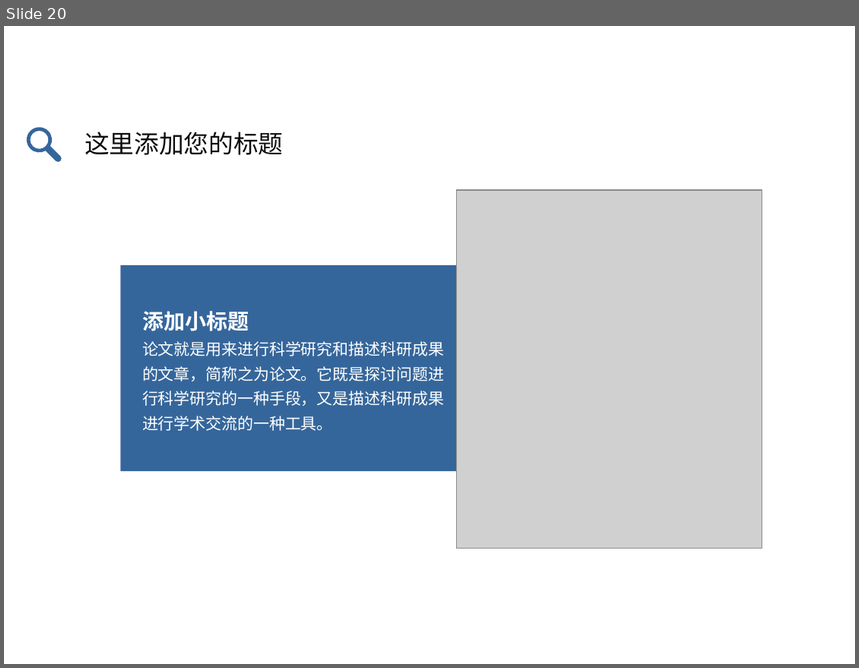
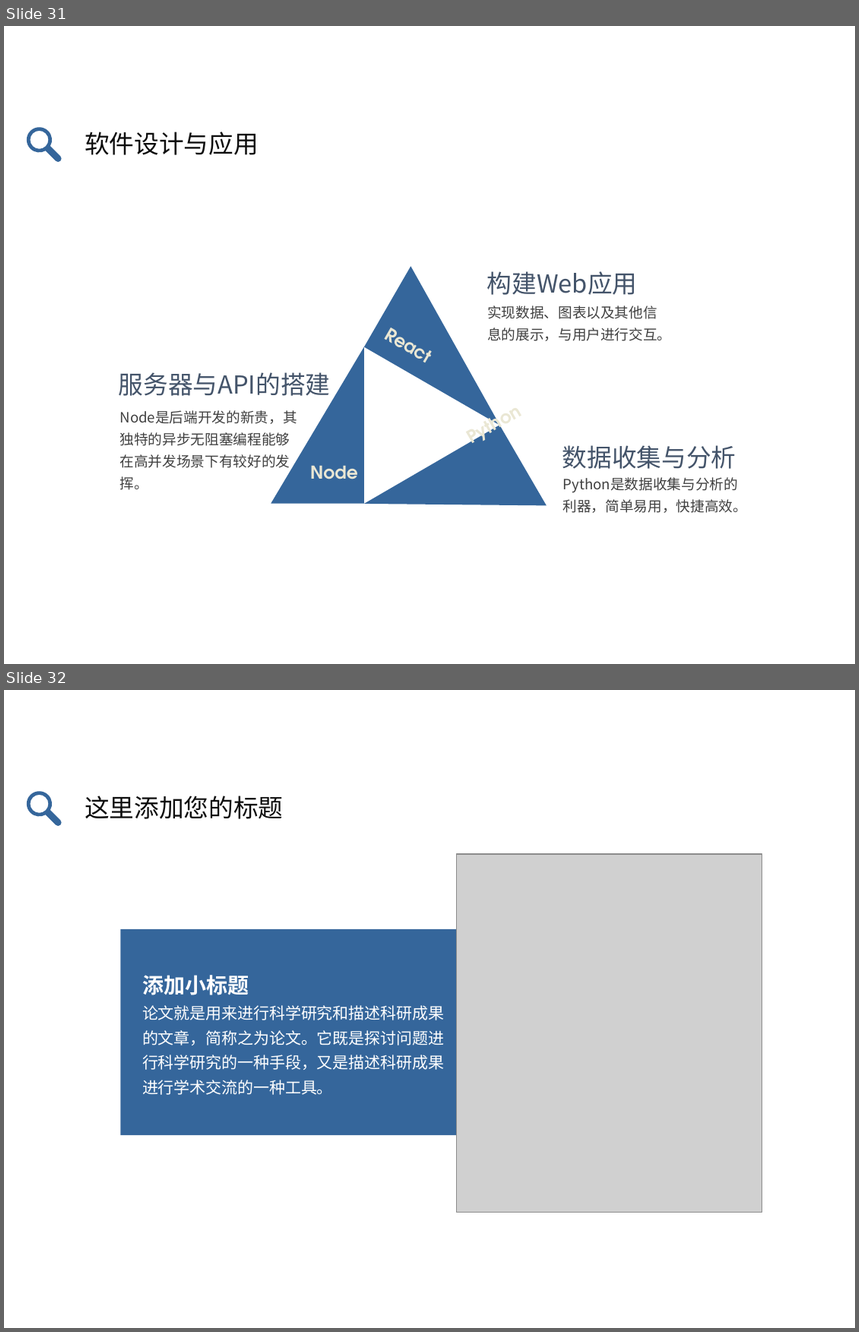
Before and after one commit to zhongdeming428/graduation-design, a slide deck: 阶段性报告/毕设答辩.pptx. Shown one above the other, each under a label of ours: slide 20 before the commit, slides 31 and 32 after it. The pictures are 859x668 and 859x1332 pixels, drawn with LibreOffice and Linux fonts; fonts in the diff are those of the drawing; grey boxes stand for pictures. Boxes give left, top, right and bottom in pixels: in the first picture for what was removed or moved away, otherwise in the second. Text is boxed around its words. In the diff, an @@ line names an element or a change of style, - is before the commit and + after.

```diff
--- a/阶段性报告/毕设答辩.pptx
+++ b/阶段性报告/毕设答辩.pptx
@@ slide 31 added at bbox=[4, 26, 855, 664], background #FFFFFF @@
@@ freeform shape added at bbox=[25, 126, 62, 163], fill #35669B @@
@@ text added at bbox=[85, 132, 259, 155], 21 pt, text #0D0D0D @@
+软件设计与应用
@@ right triangle added at bbox=[364, 266, 547, 426], fill #35669B @@
@@ text added at bbox=[487, 271, 638, 295], 21 pt, text #44546A @@
+构建Web应用
@@ text added at bbox=[373, 316, 446, 376], 15 pt, text #EAE7D4, bold @@
+React
@@ text added at bbox=[487, 306, 671, 341], 12 pt, text #404040 @@
+实现数据、图表以及其他信息的展示，与用户进行交互。
@@ right triangle added at bbox=[271, 347, 364, 503], fill #35669B @@
@@ text added at bbox=[119, 373, 331, 396], 21 pt, text #44546A @@
+服务器与API的搭建
@@ text added at bbox=[120, 411, 297, 490], 12 pt, text #404040 @@
+Node是后端开发的新贵，其独特的异步无阻塞编程能够在高并发场景下有较好的发挥。
@@ right triangle added at bbox=[364, 425, 547, 585], fill #35669B @@
@@ text added at bbox=[439, 430, 519, 493], 15 pt, text #EAE7D4, bold @@
+Python
@@ text added at bbox=[563, 446, 737, 469], 21 pt, text #44546A @@
+数据收集与分析
@@ text added at bbox=[310, 465, 357, 480], 15 pt, text #EAE7D4, bold @@
+Node
@@ text added at bbox=[563, 499, 747, 513], 12 pt, text #404040 @@
+Python是数据收集与分析的利器，简单易用，快捷高效。
@@ what was slide 20 is now slide 32 @@
```
Also in this commit, not shown: 1 slide changed, 11 other slides added, 1 slide removed, 1 other file.
